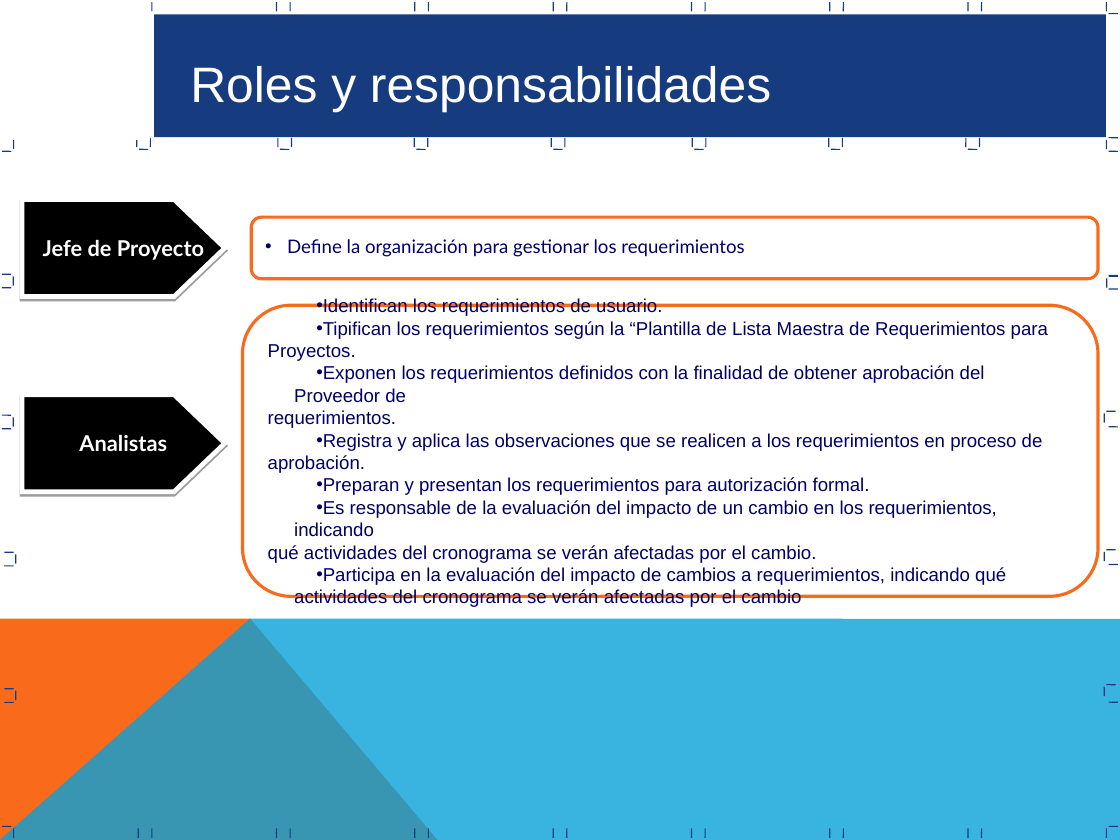
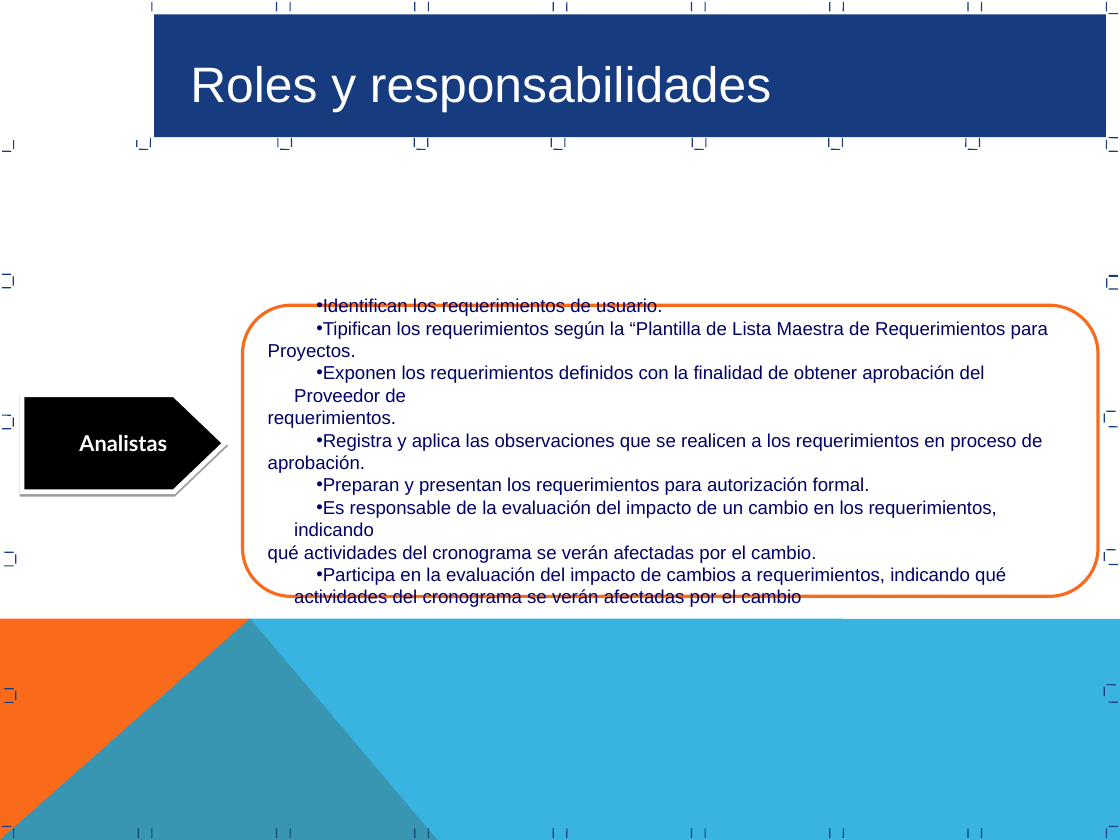
Before and after one commit to JMitac/Calculadora, a slide deck: slide 9 of Area de Proceso REQM/Proceso Gestion Requerimientos REQM.ppt. Drawn at 1120x840 pixels with LibreOffice and Linux fonts; fonts in the diff are those of the drawing. Boxes give left, top, right and bottom in pixels: in the first picture for what was removed or moved away, otherwise in the second. Text is boxed around its words. In the diff, an @@ line names an element or a change of style, - is before the commit and + after.

```diff
--- a/Area de Proceso REQM/Proceso Gestion Requerimientos REQM.ppt
+++ b/Area de Proceso REQM/Proceso Gestion Requerimientos REQM.ppt
@@ freeform shape removed at (22,199,225,297) @@
-Jefe de Proyecto
@@ rounded rectangle removed at (251,217,1098,279) @@
-• Define la organización para gestionar los requerimientos
```
Also in this commit, not shown: 6 other slides changed.
